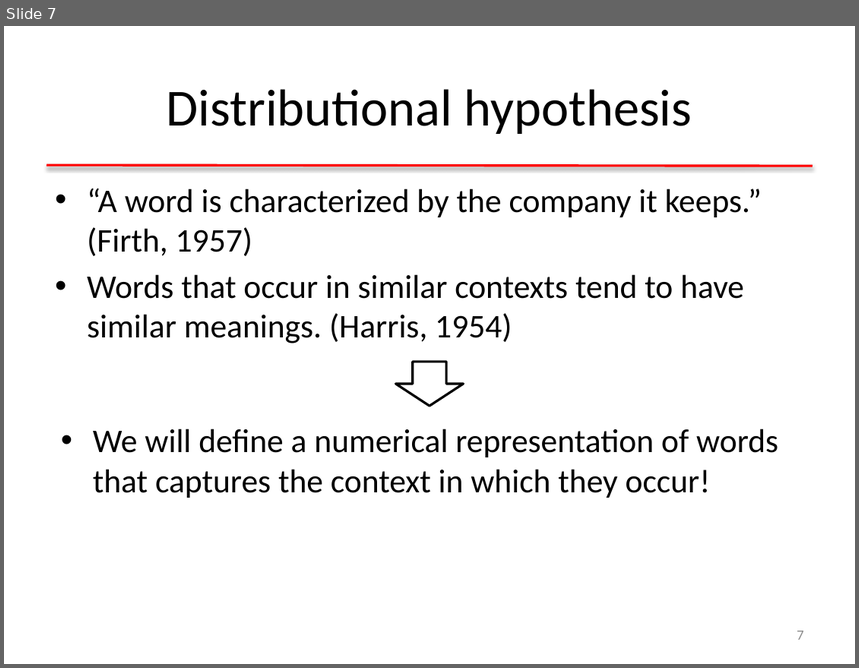
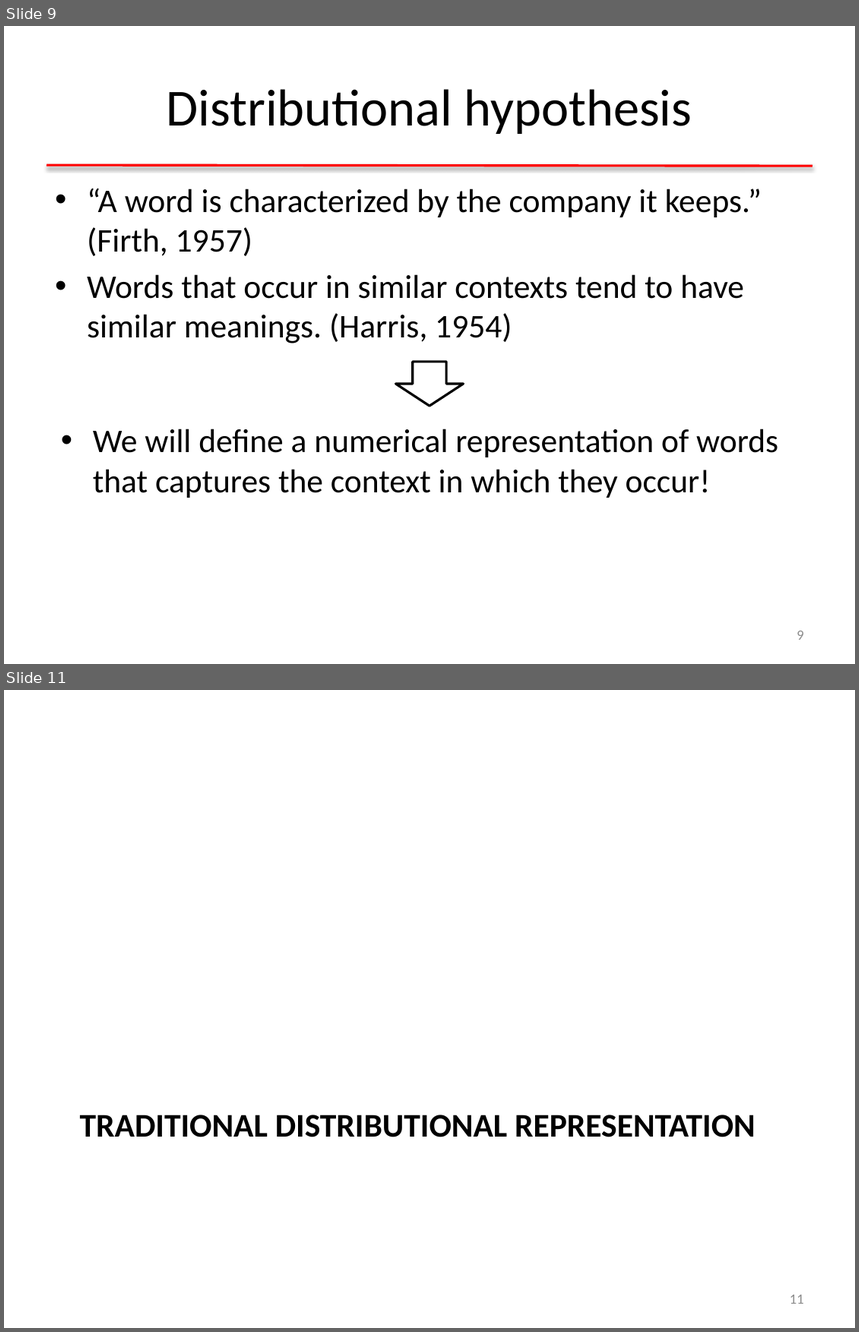
Before and after one commit to clulab/gentlenlp, a slide deck: docs/slides/nnintro-ch8-dist.pptx. Shown one above the other, each under a label of ours: slide 7 before the commit, slides 9 and 11 after it; the slides between them are not shown. The pictures are 859x668 and 859x1332 pixels, drawn with LibreOffice and Linux fonts; fonts in the diff are those of the drawing. Boxes give left, top, right and bottom in pixels: in the first picture for what was removed or moved away, otherwise in the second. Text is boxed around its words. In the diff, an @@ line names an element or a change of style, - is before the commit and + after.

```diff
--- a/docs/slides/nnintro-ch8-dist.pptx
+++ b/docs/slides/nnintro-ch8-dist.pptx
@@ slide 11 added at [4,690,855,1328], background #FFFFFF @@
@@ title added at [80,1115,756,1138], 28 pt, text #000000, bold @@
+TRADITIONAL DISTRIBUTIONAL REPRESENTATION
@@ page number added at [790,1295,804,1304], 12 pt, text #8C8C8C @@
+11
@@ what was slide 7 is now slide 9 @@
@@ page number at [797,631,804,640]: text changed @@
-7
+9
```
Also in this commit, not shown: 4 slides changed, 17 other slides added, 1 slide removed, 2 other files.
